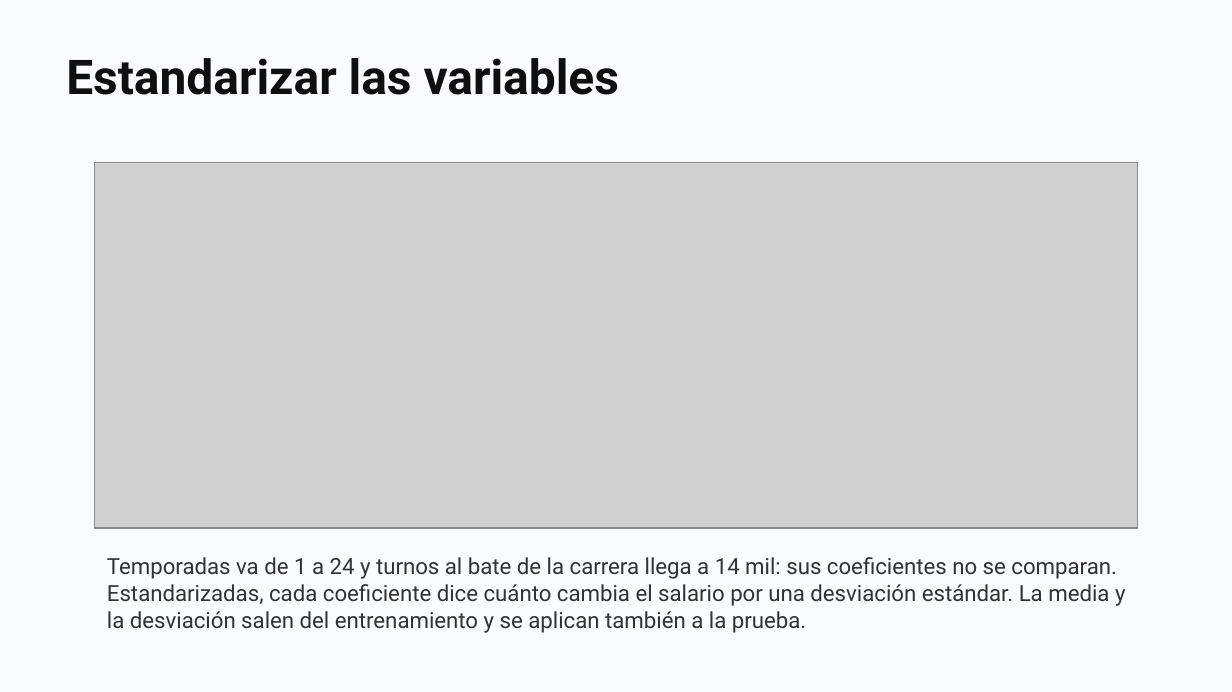
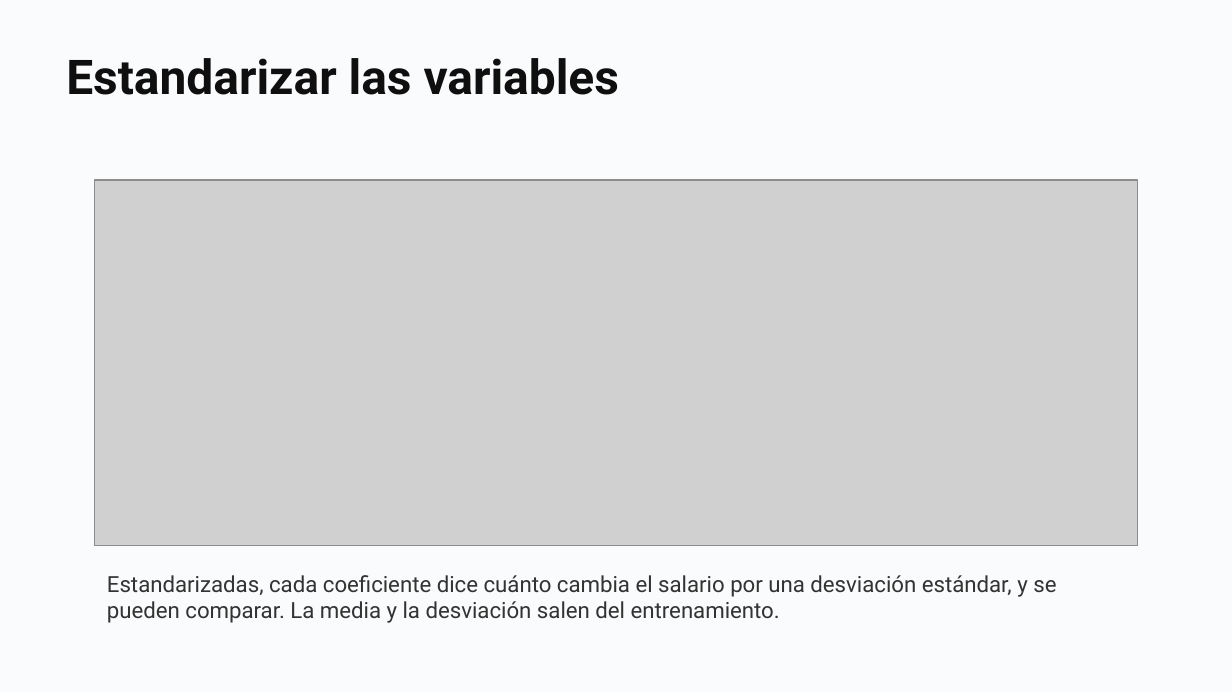
Before and after one commit to daniopitz/diplomado-cdd, a slide deck: slide 34 of presentaciones/clase07_evaluar_regularizar.pptx (slide 26 before the commit). Drawn at 1232x692 pixels with LibreOffice and Linux fonts; fonts in the diff are those of the drawing; grey boxes stand for pictures. Boxes give left, top, right and bottom in pixels: in the first picture for what was removed or moved away, otherwise in the second. Text is boxed around its words. In the diff, an @@ line names an element or a change of style, - is before the commit and + after.

```diff
--- a/presentaciones/clase07_evaluar_regularizar.pptx
+++ b/presentaciones/clase07_evaluar_regularizar.pptx
@@ picture: place and size @@
-picture at (94, 163, 1137, 529)
+picture at (94, 180, 1137, 546)
@@ text at (107, 575, 1056, 623): text changed @@
-Temporadas va de 1 a 24 y turnos al bate de la carrera llega a 14 mil: sus coeficientes no se comparan. Estandarizadas, cada coeficiente dice cuánto cambia el salario por una desviación estándar. La media y la desviación salen del entrenamiento y se aplican también a la prueba.
+Estandarizadas, cada coeficiente dice cuánto cambia el salario por una desviación estándar, y se pueden comparar. La media y la desviación salen del entrenamiento.
```
Also in this commit, not shown: 14 other slides changed, 16 slides added, 1 slide removed, 2 other files.
